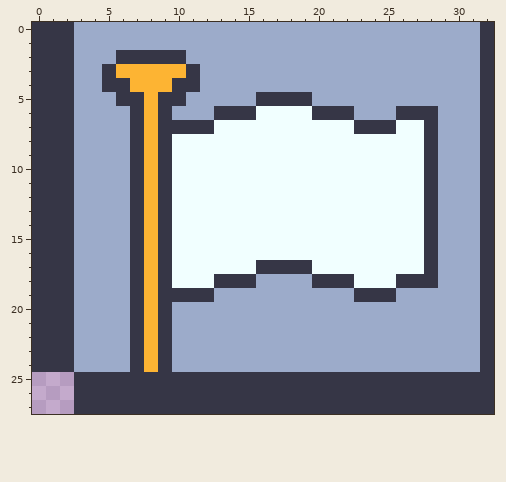
Two versions of one pixel-art file, sprites/surrender-flag.aseprite. The picture above was drawn from the file before the commit.
33x28 pixels, 1 frame.
After:
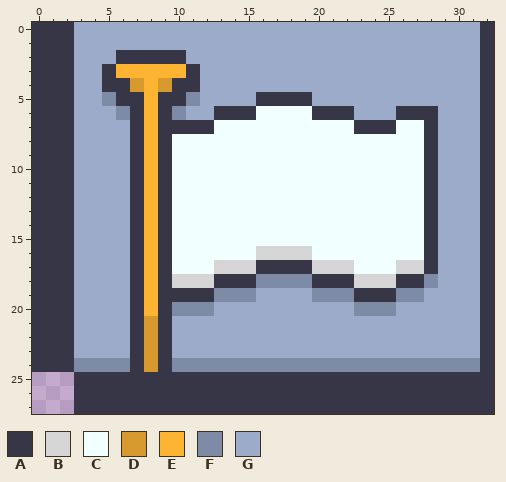
Palette (. is transparent): A #363646  B #d5d5d5  C #f1ffff  D #d5992d  E #fdb433  F #7d8ba6  G #9cabca
The edit:
Layer "Layer 2":
y 4: x 7 E -> D; x 9 E -> D
y 5: x 5 G -> F; x 11 G -> F
y 6: x 6 G -> F; x 10 G -> F
y 16: x 16..19 CCCC -> BBBB
y 17: x 13..15 CCC -> BBB; x 20..22 CCC -> BBB; x 26..27 CC -> BB
y 18: x 10..12 CCC -> BBB; x 16..19 GGGG -> FFFF; x 23..25 CCC -> BBB; x 28 A -> F
y 19: x 13..15 GGG -> FFF; x 20..22 GGG -> FFF; x 26..27 GG -> FF
y 20: x 10..12 GGG -> FFF; x 23..25 GGG -> FFF
y 21..23: x 8 E -> D
y 24: x 3..6 GGGG -> FFFF; x 8 E -> D; x 10..31 GGGGGGGGGGGGGGGGGGGGGG -> FFFFFFFFFFFFFFFFFFFFFF
